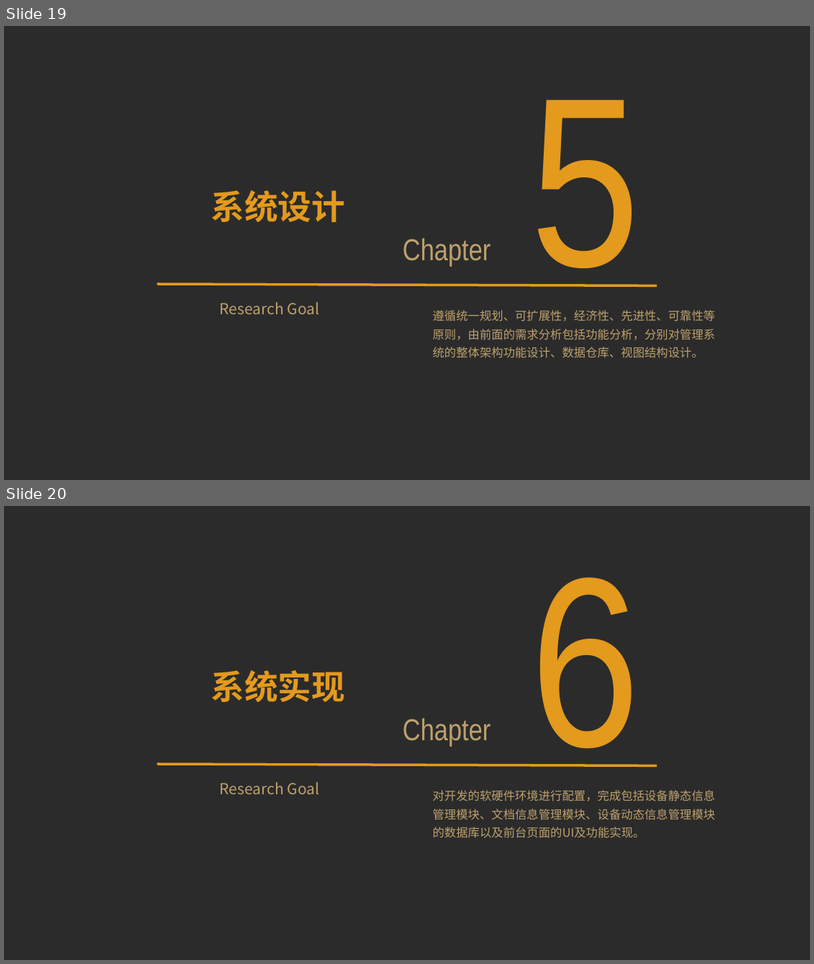
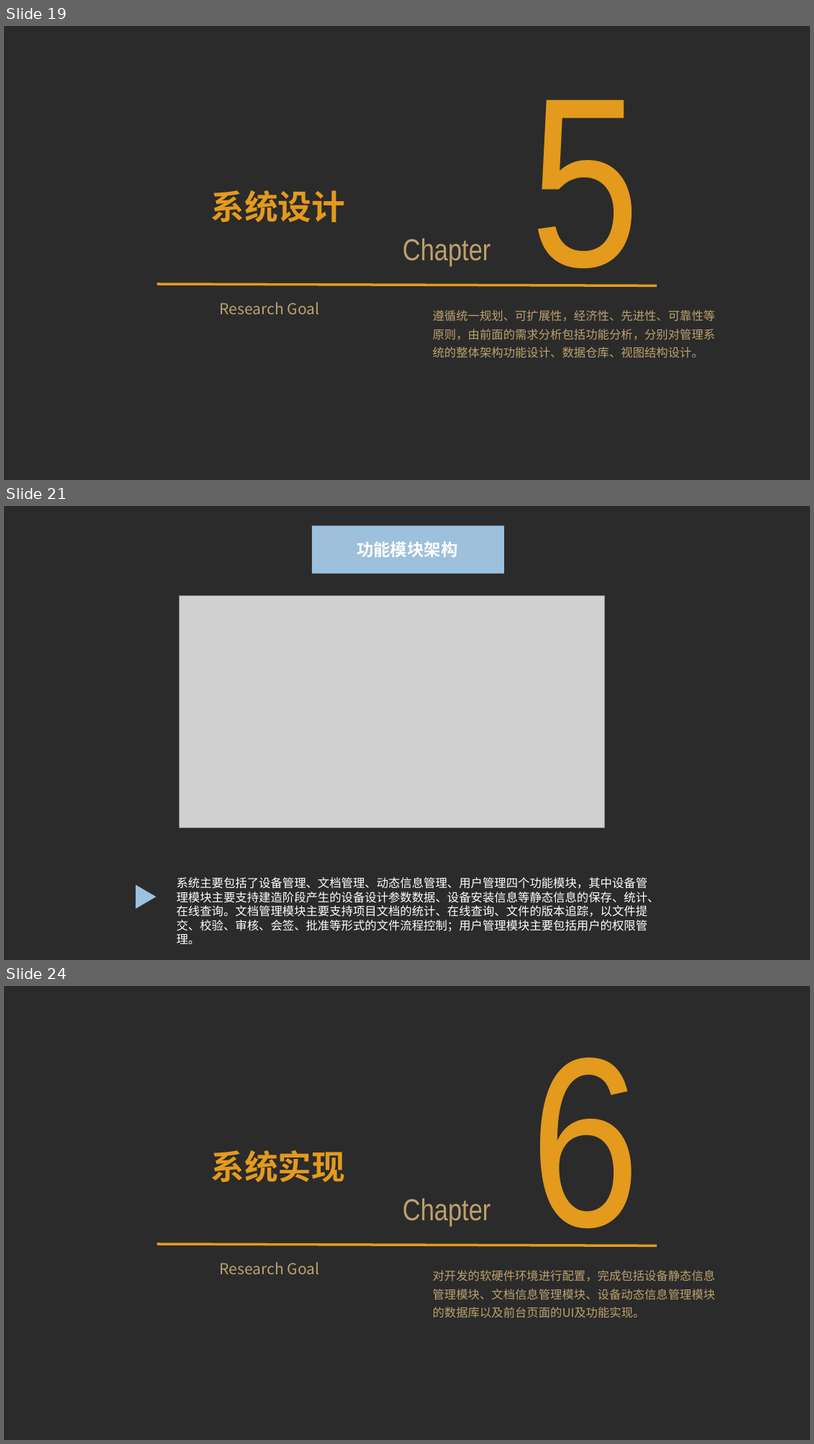
Before and after one commit to zhangly95/thesis-project, a slide deck: 预答辩.pptx. Shown one above the other, each under a label of ours: slides 19 and 20 before the commit, slides 19, 21 and 24 after it; the slides between them are not shown. The pictures are 814x964 and 814x1444 pixels, drawn with LibreOffice and Linux fonts; fonts in the diff are those of the drawing; grey boxes stand for pictures; background and template pictures are left out; a plain dark background stands for a picture behind light text. Boxes give left, top, right and bottom in pixels: in the first picture for what was removed or moved away, otherwise in the second. Text is boxed around its words. In the diff, an @@ line names an element or a change of style, - is before the commit and + after.

```diff
--- a/预答辩.pptx
+++ b/预答辩.pptx
@@ slide 21 added at (4, 506, 810, 960), background picture (left out) @@
@@ rectangle added at (312, 526, 504, 574), fill #9DC0DC @@
@@ text added at (357, 541, 458, 557), 20 pt, text #FFFFFF, bold @@
+功能模块架构
@@ picture added at (180, 595, 605, 827) @@
@@ triangle added at (136, 884, 157, 908), fill #9DC0DC @@
@@ text added at (177, 877, 660, 944), 14 pt, text #FFFFFF @@
+系统主要包括了设备管理、文档管理、动态信息管理、用户管理四个功能模块，其中设备管理模块主要支持建造阶段产生的设备设计参数数据、设备安装信息等静态信息的保存、统计、在线查询。文档管理模块主要支持项目文档的统计、在线查询、文件的版本追踪，以文件提交、校验、审核、会签、批准等形式的文件流程控制；用户管理模块主要包括用户的权限管理。
@@ what was slide 20 is now slide 24 @@
```
Also in this commit, not shown: 3 slides changed, 7 other slides added.
